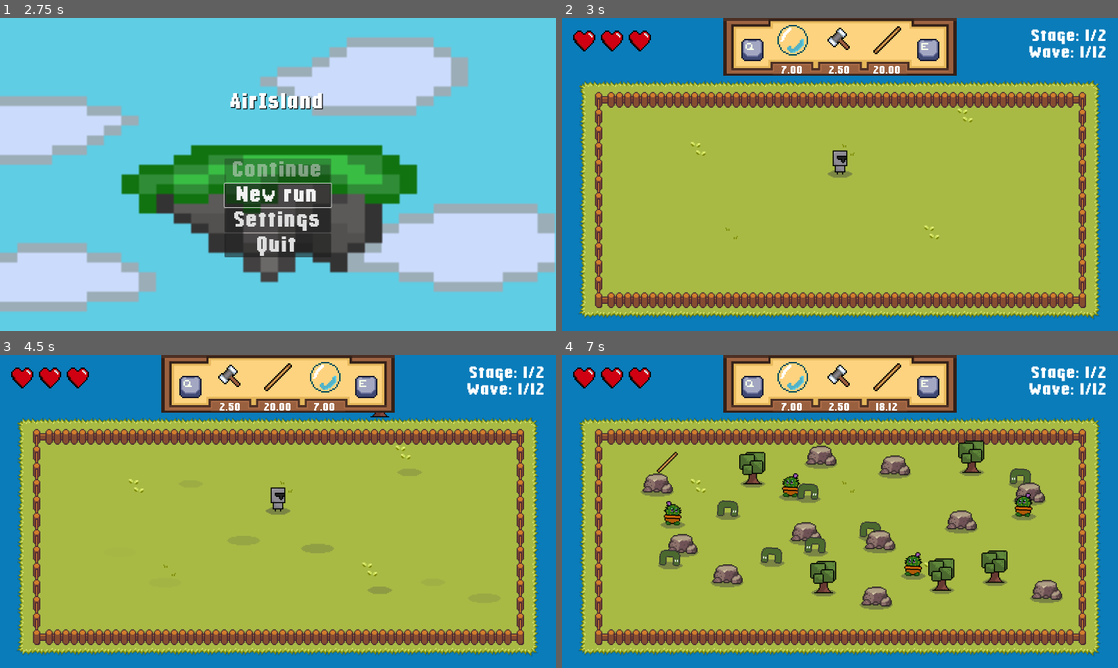
Above: before the commit, frames 1-4 (two rows, left to right).
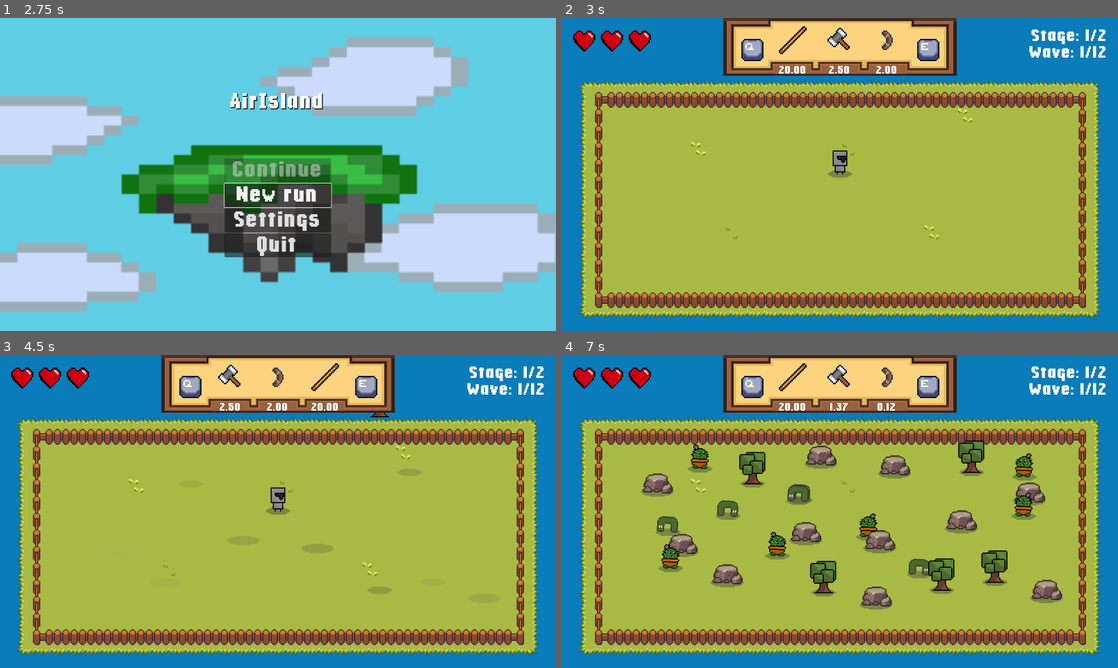
Above: after the commit, the same moments.

Repository: TiltAddictive/air-island
Game: Godot game, scene res://scenes/technical/scene_controller.tscn
Two runs of this game, one before a commit and one after it. Both use one fixed random seed, a clock stepped at 60 frames per second and the inputs below. The engine's default icon, where the game draws it, is replaced by a stand-in: a white triangle on a blue panel in a dark square.
Inputs (mouse positions are in pixels of both pictures, inside the frame that each line leads up to):
- Up to frame 1 (2.75 s): click "Settings" at 0.5 s; click "New run" at 1.25 s; click "New run" at 2 s
- Up to frame 2 (3 s): tap Enter at 2.75 s; move the mouse to (962, 158) at 2.77 s; hold E (choose_right) from 2.78 s (still down); tap Space (attack) at 2.85 s; click (962, 158) at 2.92 s
- Up to frame 3 (4.5 s): tap Space (attack) at 3.5, 3.6, 4.35 s; move the mouse to (166, 527) at 3.52 s; release E (choose_right) at 3.53 s; hold Down (ui_down) 3.53-4.28 s; tap Enter at 4.25 s; move the mouse to (333, 442) at 4.27 s; hold E (choose_right) from 4.28 s (still down)
- Up to frame 4 (7 s): move the mouse to (812, 574) at 5.02 s; release E (choose_right) at 5.03 s; hold Up (ui_up) 5.03-5.78 s; tap Space (attack) at 5.1, 5.85, 6.6 s; click (812, 574) at 5.17 s; move the mouse to (1006, 558) at 5.77 s; hold Q (choose_left) from 5.78 s (still down); move the mouse to (673, 464) at 6.52 s

Frame 1 is identical in both runs. In frame 2, 0.5% of the frame differs, in the area x 38-61%, y 2-18%; in frame 3, 0.5%; in frame 4, 3.4%, in the area x 16-86%, y 2-72%.

Commit message:
Removed load by pathes

Diff:
--- a/resourses/localizations/locale.csv
+++ b/resourses/localizations/locale.csv
@@ -5,6 +5,7 @@
 bubbleTitle,Пузырь,Bubble
 stickTitle,Палка,Stick
 wave_count_text,"Этап: %d/%d\nВолна: %d/%d","Stage: %d/%d\nWave: %d/%d"
+new_wave_text,"Волна %d/%d","Wave %d/%d"
 continue_button_text," Продолжить "," Continue "
 new_run_button_text," Новый забег "," New run "
 settings_button_text," Настройки "," Settings "
--- a/scenes/levels/main_level.tscn
+++ b/scenes/levels/main_level.tscn
@@ -223,7 +223,6 @@
 process_mode = 3
 
 [node name="RunUI" parent="CanvasLayer" instance=ExtResource("4_uyyy4")]
-visible = false
 size_flags_horizontal = 4
 
 [node name="WeaponHUD" parent="CanvasLayer" instance=ExtResource("6_7aa4v")]
--- a/scenes/weapons/bubble.tscn
+++ b/scenes/weapons/bubble.tscn
@@ -85,6 +85,7 @@
 with_player = true
 live_time = 2.0
 number_of_clones = 3
+attack_reload_time = 0.6
 RELOAD_TIME = 7.0
 SPEED = 30.0
 DAMAGE = 1.0
@@ -113,5 +114,7 @@
 [node name="LiveTimer" type="Timer" parent="Timers" index="1"]
 one_shot = true
 
-[connection signal="body_entered" from="RotationalPart/DamageArea" to="." method="_on_damage_area_body_entered"]
+[node name="AttackReloadTimer" type="Timer" parent="Timers" index="2"]
+
 [connection signal="timeout" from="Timers/LiveTimer" to="." method="_on_live_timer_timeout"]
+[connection signal="timeout" from="Timers/AttackReloadTimer" to="." method="_on_attack_reload_timer_timeout"]
--- a/scripts/global/constants_global.gd
+++ b/scripts/global/constants_global.gd
@@ -16,7 +16,6 @@
 const SETTINGS_FILE: String = "user://settings.cfg"
 
 func _ready() -> void:
-	print("ConstantsGlobal")
 	languages = []
 	for key in ConstantsGlobal.AVAILABLE_LANGUAGES.keys():
 		languages.append(key)
--- a/scripts/global/run_global.gd
+++ b/scripts/global/run_global.gd
@@ -34,9 +34,6 @@
 
 var rng = RandomNumberGenerator.new()
 
-
-func _ready() -> void:
-	print("RunGlobal")
 
 func new_run(set_new_weapons: bool) -> void:
 	if set_new_weapons:
@@ -76,8 +73,8 @@
 	weapon_switched.emit()
 
 
-func replace_by_new_weapon(weapon_index: int, new_weapon_path: String):
-	weapons[weapon_index] = load(new_weapon_path)
+func replace_by_new_weapon(weapon_index: int, new_weapon: PackedScene):
+	weapons[weapon_index] = new_weapon
 	initialize_weapon_timers()
 	swith_weapon(0)
 	weapon_switched.emit()
--- a/scripts/levels/main_level.gd
+++ b/scripts/levels/main_level.gd
@@ -76,24 +76,19 @@
 	enemy_wave_manager.waiting = false
 	run_progress_data.delete_save_file()
 	get_tree().paused = false
-	print("Preparing to change scene to MAIN_MENU...")
 	SceneController.change_scene(SceneController.MAIN_MENU)
 
 
 func wave_starts(wave_num: int):
-	print("wave_num: ", wave_num)
 	if wave_num == 1:
 		run_progress_data.save_run()
 	wave_manager_ui.start_new_wave_animation()
 
 func wave_ends(wave_ends_num: int, waves_amount: int, current_stage: int, stages_amount: int):
-	print("wave_ends_num: int, waves_amount: int, current_stage: int, stages_amount: int")
-	print(wave_ends_num, " ", waves_amount, " ", current_stage, " ", stages_amount)
 	if current_stage == stages_amount:
 		return
 	if wave_ends_num != waves_amount:
 		return
-	print("show_switch_weapon_menu")
 	show_switch_weapon_menu()
 
 func show_switch_weapon_menu():
@@ -112,7 +107,6 @@
 
 
 func stage_ends(current_stage: int, stages_amount: int):
-	print("stage_ends(", current_stage, ", ", stages_amount, ")")
 	if current_stage >= stages_amount:
 		run_ends()
 		return
--- a/scripts/technical/enemy_wave_manager.gd
+++ b/scripts/technical/enemy_wave_manager.gd
@@ -15,7 +15,7 @@
 @export var current_wave: int = 1
 @export var stages_amount: int = 2
 @export var current_stage: int = 1
-@onready var enemies_scenes_pathes: Array[String] = []
+@onready var enemies_scenes_pathes: Array[PackedScene] = []
 @export var ZONE_SPAWNER: ZoneSpawner
 var waiting: bool = false
 
@@ -25,6 +25,21 @@
 var enemy_spawned: bool = false
 
 var AVAILABLE_TIERES = ["tier1", "tier2"]
+@export var TIER_ENEMIES: Dictionary = {
+	"tier1": [
+		preload("res://scenes/enemies/tier1/navigation_enemy.tscn"),
+		preload("res://scenes/enemies/tier1/walker.tscn"),
+	],
+	"tier2": [
+		preload("res://scenes/enemies/tier2/explosive_wizard.tscn"),
+		preload("res://scenes/enemies/tier2/jumper.tscn"),
+		preload("res://scenes/enemies/tier2/walker_shooter.tscn"),
+	]
+}
+
+@export var BOSSES: Array[PackedScene] = [
+	preload("res://scenes/enemies/bosses/fly_boss.tscn"),
+]
 
 
 # Player
@@ -42,7 +57,7 @@
 	generating_opponents_delay_timer.start(generating_opponents_delay_time)
 
 
-func _physics_process(delta: float) -> void:
+func _physics_process(_delta: float) -> void:
 	if waiting:
 		return
 	var enemies_amount = ENEMY_NODE.get_child_count()
@@ -51,14 +66,12 @@
 	if not generating_opponents_delay_timer.is_stopped():
 		return
 	wave_ends.emit(current_wave, waves_amount, current_stage, stages_amount)
-	print("EnemyWaveManager: current_wave, waves_amount, current_stage, stages_amount")
-	print("EnemyWaveManager: ", current_wave, " ", waves_amount, " ", current_stage, " ", stages_amount)
 	if current_wave == waves_amount:
 		stage_ends.emit(current_stage, stages_amount)
 		current_stage += 1
 		return
 	current_wave += 1
-	if current_stage == stages_amount:
+	if current_stage == stages_amount and current_wave == 1:
 		wave_starts.emit(current_wave)
 		generating_opponents_delay_timer.start(generating_opponents_delay_time)
 		enemy_spawned = false
@@ -66,20 +79,6 @@
 	wave_starts.emit(current_wave)
 	generating_opponents_delay_timer.start(generating_opponents_delay_time)
 	enemy_spawned = false
-
-
-func choose_random_scene_from_list(scenes: Array[String]) -> PackedScene:
-	var random_scene_path = scenes.pick_random()
-	return load(random_scene_path) as PackedScene
-
-
-func get_tier_pathes_for_wave(current_wave: int) -> Array[String]:
-	var result: Array[String] = []
-	var wave_tieres: Array = WAVES[current_wave]["tieres"]
-
-	for el in wave_tieres:
-		result.append("%s%s/" % [ENEMY_PREFIX_PATH, el])
-	return result
 
 
 func is_position_valid(candidate_position: Vector2) -> bool:
@@ -118,8 +117,6 @@
 	if ENEMY_NODE.get_child_count() > 0:
 		generating_opponents_delay_timer.start(generating_opponents_delay_time)
 		return
-
-	wave_starts.emit(current_wave)
 	ConstantsGlobal.clear_node(ENEMY_BULLETS_NODE)
 
 	if current_wave != waves_amount:
@@ -127,27 +124,25 @@
 	else:
 		generate_boss()
 
+
 func generate_wave():
 	if current_wave not in WAVES:
 		return
-	var tier_pathes: Array[String] = get_tier_pathes_for_wave(current_wave)
 	enemies_scenes_pathes = []
-	for path in tier_pathes:
-		enemies_scenes_pathes.append_array(PathUtils.get_scenes_from_path(path))
+	for tier in WAVES[current_wave]["tieres"]:
+		enemies_scenes_pathes.append_array(TIER_ENEMIES[tier])
 	var enemies_amount: int = WAVES[current_wave]["amount"]
-
-	for enemy in range(enemies_amount):
-		var enemy_scene: PackedScene = choose_random_scene_from_list(enemies_scenes_pathes)
+	for enemy_number in range(enemies_amount):
+		var enemy_scene: PackedScene = enemies_scenes_pathes.pick_random()
 		var enemy_node = enemy_scene.instantiate()
 		enemy_node.global_position = ZONE_SPAWNER.choose_item_position(self)
 		enemy_node.ENEMY_ATACK_NODE = ENEMY_BULLETS_NODE
 		ENEMY_NODE.add_child(enemy_node)
 	enemy_spawned = true
 
+
 func generate_boss() -> void:
-	var bosses_pathes: Array[String] = PathUtils.get_scenes_from_path(BOSSES_PREFIX_PATH)
-	var boss_scene: PackedScene = choose_random_scene_from_list(bosses_pathes)
-	var boss_node = boss_scene.instantiate()
+	var boss_node = BOSSES.pick_random().instantiate()
 	boss_node.global_position = ZONE_SPAWNER.choose_item_position(self)
 	boss_node.ENEMY_ATACK_NODE = ENEMY_BULLETS_NODE
 	ENEMY_NODE.add_child(boss_node)
--- a/scripts/technical/input_tracker.gd
+++ b/scripts/technical/input_tracker.gd
@@ -10,9 +10,6 @@
 
 signal input_type_changed(new_type: String)
 
-
-func _ready() -> void:
-	print("InputTracker")
 
 func _input(event: InputEvent) -> void:
 	var new_type: InputTypes = InputTypes.NONE
@@ -35,5 +32,4 @@
 	# Если тип ввода изменился, уведомляем
 	if new_type != InputTypes.NONE and new_type != last_input_type:
 		last_input_type = new_type
-		print("Переключено на: ", new_type)
 		emit_signal("input_type_changed", new_type)
--- a/scripts/technical/path_utils.gd
+++ b/scripts/technical/path_utils.gd
@@ -1,28 +1,5 @@
 extends Node2D
 class_name PathUtils
-
-
-static func get_scenes_from_path(path: String) -> Array[String]:
-	print("get_scenes_from_path")
-	if not DirAccess.dir_exists_absolute(path):
-		print("if not DirAccess.dir_exists_absolute(path):")
-		return []
-	var dir = DirAccess.open(path)
-
-	if dir == null:
-		print("Не удалось открыть папку:", path)
-		return []
-
-	var scenes: Array[String] = []
-
-	dir.list_dir_begin()
-	var file_name = dir.get_next()
-	while file_name != "":
-		if file_name.ends_with(".tscn"):
-			scenes.append(path + file_name)
-		file_name = dir.get_next()
-	dir.list_dir_end()
-	return scenes
 
 
 static func get_weapon_image_path_and_title(index: int) -> Array[String]:
--- a/scripts/technical/player_weapon_choyser.gd
+++ b/scripts/technical/player_weapon_choyser.gd
@@ -2,33 +2,26 @@
 class_name WeaponPathUtil
 
 const WEAPON_PREFIX_PATH: String = "res://scenes/weapons/"
-@export var BAN_WEAPON_PATHES: Array[String] = ["res://scenes/weapons/default_weapon.tscn"]
-
-func get_player_weapons() -> Array[String]:
-	var weapons = RunGlobal.weapons
-	var result: Array[String] = []
-	for weapon in weapons:
-		result.append(weapon.resource_path)
-	return result
-
+var AVAILABLE_WEAPONS: Array[PackedScene] = [
+	preload("res://scenes/weapons/boomerang.tscn"),
+	preload("res://scenes/weapons/bubble.tscn"),
+	preload("res://scenes/weapons/hammer.tscn"),
+	preload("res://scenes/weapons/stick.tscn"),
+]
 
 func update_current_player_weapons() -> void:
 	var player_weapons_amount: int = RunGlobal.weapons.size()
 	RunGlobal.weapons = []
 	for i in range(player_weapons_amount):
-		RunGlobal.weapons.append(load(get_new_weapon_path()))
+		RunGlobal.weapons.append(get_new_weapon())
 
 
-func get_new_weapons_pathes() -> Array[String]:
-	var all_weapons: Array[String] = PathUtils.get_scenes_from_path(WEAPON_PREFIX_PATH)
-	print("WEAPON_PREFIX_PATH: ", WEAPON_PREFIX_PATH)
-	print("all_weapons: ", all_weapons)
-	var current_weapons = get_player_weapons()
-	return all_weapons.filter(func(w): return not current_weapons.has(w) and not BAN_WEAPON_PATHES.has(w))
+func get_new_weapons() -> Array[PackedScene]:
+	var all_weapons: Array[PackedScene] = AVAILABLE_WEAPONS.duplicate()
+	var current_weapons = RunGlobal.weapons
+	return all_weapons.filter(func(w): return not current_weapons.has(w))
 
 
-func get_new_weapon_path() -> String:
-	var val = get_new_weapons_pathes().pick_random()
-	if val == null:
-		return ""
+func get_new_weapon() -> PackedScene:
+	var val = get_new_weapons().pick_random()
 	return val
--- a/scripts/technical/run_auxiliary_script.gd
+++ b/scripts/technical/run_auxiliary_script.gd
@@ -1,7 +1,5 @@
 extends Node
 
-func _ready() -> void:
-	print("RunAuxiliaryScript")
 
 func get_random_area(center: Vector2, area_range: float) -> Vector2:
 	var random_x = center.x + randf_range(-area_range, area_range)
--- a/scripts/technical/scene_controller.gd
+++ b/scripts/technical/scene_controller.gd
@@ -4,39 +4,19 @@
 const MAIN_LEVEL = "res://scenes/levels/main_level.tscn"
 
 var current_scene: Node = null
-@onready var scene_root: Node =  $"." # 👈 Сюда будем грузить сцены
+@onready var scene_root: Node =  $"."
 
 func _ready():
-	print("SceneController")
 	change_scene(MAIN_MENU)
-	print("MAIN_MENU is: ", MAIN_MENU)
-	print("MAIN_LEVEL is: ", MAIN_LEVEL)
-
-
-#func change_scene(new_scene_path: String):
-	#print("Current Scene: ", current_scene)
-	#if current_scene:
-		#print("Removing current scene: ", current_scene.name)
-		#current_scene.queue_free()
-	#print("Changing to new_scene: ", new_scene_path)
-	#var new_scene = load(new_scene_path)
-	#current_scene = new_scene.instantiate()
-	#print("current_scene is now ", current_scene)
-	#get_tree().root.add_child(current_scene)
-	#print("Loaded new scene: ", current_scene.name)
 
 
 func change_scene(new_scene_path: String):
-	print("Current Scene: ", current_scene)
+
 	if current_scene:
-		print("Removing current scene: ", current_scene.name)
 		current_scene.queue_free()
-	print("Changing to new_scene: ", new_scene_path)
 	var new_scene = load(new_scene_path)
 	current_scene = new_scene.instantiate()
-	print("current_scene is now ", current_scene)
-	scene_root.add_child(current_scene)  # 👈 Добавляем ВНУТРЬ SceneRoot
-	print("Loaded new scene: ", current_scene.name)
+	scene_root.add_child(current_scene)
 
 
 func open_above_the_current_scene(
@@ -57,8 +37,6 @@
 	if caller_node != null and new_scene_closed_func != "":
 		if node.has_signal("closed"):
 			node.connect("closed", Callable(caller_node, new_scene_closed_func))
-		else:
-			print("Warning: Scene does not have 'closed' signal!")
 
 
 func start_new_game():
--- a/scripts/ui/main_menu.gd
+++ b/scripts/ui/main_menu.gd
@@ -21,12 +21,10 @@
 
 
 func _on_continue_run_button_pressed() -> void:
-	print("_on_continue_run_button_pressed")
 	SceneController.change_scene(SceneController.MAIN_LEVEL)
 
 
 func _on_new_run_button_pressed() -> void:
-	print("_on_new_run_button_pressed")
 	run_progress_data.delete_save_file()
 	SceneController.change_scene(SceneController.MAIN_LEVEL)
 
--- a/scripts/ui/switch_weapon.gd
+++ b/scripts/ui/switch_weapon.gd
@@ -6,7 +6,7 @@
 @onready var new_weapon_name_label: Label = $BlurLayer/VBoxContainer/NewWeaponContainer/NewWeaponCard/NewWeaponNameLabel
 @onready var weapon_path_util: WeaponPathUtil = WeaponPathUtil.new()
 
-var new_weapon_path: String
+var new_weapon: PackedScene
 var weapon_indexes
 var new_weapon_info
 
@@ -39,16 +39,21 @@
 
 
 func update_new_weapon_image():
-	new_weapon_path = weapon_path_util.get_new_weapon_path()
-	new_weapon_info = PathUtils.get_weapon_scene_image_path_and_title(load(new_weapon_path))
+	new_weapon = weapon_path_util.get_new_weapon()
+	new_weapon_info = PathUtils.get_weapon_scene_image_path_and_title(new_weapon)
 	new_weapon_icon.texture = load(
 		new_weapon_info[0]
 	)
 	new_weapon_name_label.text = tr(new_weapon_info[1])
 
 
-func switch_weapon(weapon_index: float):
-	RunGlobal.replace_by_new_weapon(weapon_index, new_weapon_path)
+func switch_weapon(weapon_index: int) -> void:
+	if weapon_index < 0 or weapon_index >= RunGlobal.weapons.size():
+		return
+	if new_weapon == null:
+		print("New weapon is null")
+		return
+	RunGlobal.replace_by_new_weapon(weapon_index, new_weapon)
 
 
 func _on_switch_left_weapon_button_pressed() -> void:
--- a/scripts/ui/wave_manager_ui.gd
+++ b/scripts/ui/wave_manager_ui.gd
@@ -5,13 +5,11 @@
 @onready var new_wave_label: Label = $MarginContainer/NewWaveLabel
 @onready var animation_player: AnimationPlayer = $AnimationPlayer
 
-func _ready() -> void:
-	pass
 
 func _process(delta: float) -> void:
 	wave_counter_label.text = tr("wave_count_text") % [enemies_wave_manager.current_stage, enemies_wave_manager.stages_amount, enemies_wave_manager.current_wave, enemies_wave_manager.waves_amount]
 
 
 func start_new_wave_animation() -> void:
-	new_wave_label.text = tr("wave_count_text") % [enemies_wave_manager.current_wave, enemies_wave_manager.waves_amount]
+	new_wave_label.text = tr("new_wave_text") % [enemies_wave_manager.current_wave, enemies_wave_manager.waves_amount]
 	animation_player.play("new_wave")
--- a/scripts/weapons/technical/bubble.gd
+++ b/scripts/weapons/technical/bubble.gd
@@ -5,6 +5,10 @@
 @export var live_time: float = 2
 @onready var animation_player: AnimationPlayer = $RotationalPart/Sprite2D/AnimationPlayer
 @export var number_of_clones: int = 3
+@onready var damage_area: Area2D = $RotationalPart/DamageArea
+
+@onready var attack_reload_timer: Timer = $Timers/AttackReloadTimer
+@export var attack_reload_time: float = 0.6
 
 func _ready() -> void:
 	super._ready()
@@ -15,6 +19,8 @@
 	velocity = direction * SPEED
 	animation_player.play("idle")
 	live_timer.start(live_time)
+	attack_reload_timer.wait_time = attack_reload_time
+	attack()
 
 
 func _physics_process(delta: float) -> void:
@@ -51,6 +57,12 @@
 	animation_player.play("pop")
 
 
-func _on_damage_area_body_entered(body: Node2D) -> void:
-	if body.has_method("get_hit"):
-		body.get_hit(DAMAGE)
+func attack():
+	for body in damage_area.get_overlapping_bodies():
+		if body.has_method("get_hit"):
+			body.get_hit(DAMAGE)
+	attack_reload_timer.start()
+
+
+func _on_attack_reload_timer_timeout() -> void:
+	attack()
